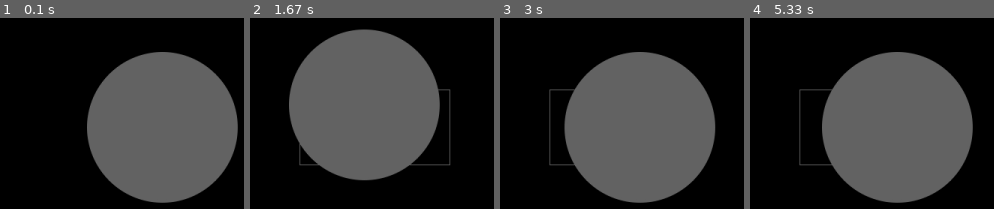
Above: before the commit, frames 1-4 (left to right).
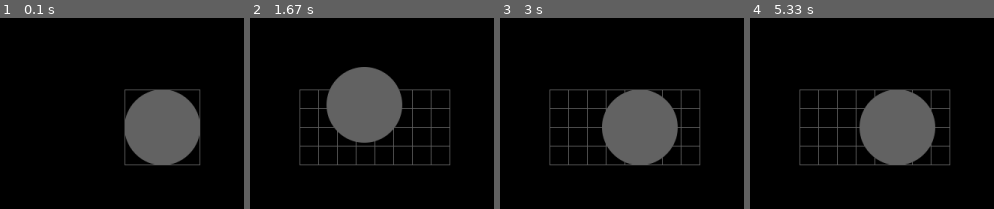
Above: after the commit, the same moments.

Repository: MathewKJ2048/pygame-jam-spring-2025
Game: pygame game, started from src/main.py
The game is run twice, just before and just after one commit, with the same random seed, the same clock (stepped at 60 frames per second) and the same inputs.
Inputs:
- Up to frame 1 (0.1 s): no input
- Up to frame 2 (1.67 s): tap S at 0.33, 1.65 s; hold Right 0.67-1.13 s; hold Up 1.17-1.47 s; hold Right from 1.5 s (still down)
- Up to frame 3 (3 s): release Right at 1.97 s; hold Left 2-2.53 s; hold Down 2.57-2.87 s; hold Left from 2.9 s (still down)
- Up to frame 4 (5.33 s): tap S at 3.05, 4.55 s; release Left at 3.3 s; hold Up 3.33-3.7 s; hold Right 3.73-4.37 s; hold Down 4.4-4.77 s; hold Left 4.8-5.27 s; hold Right from 5.3 s (still down)

The runs differ from the first frame. In frame 1, 29% of the frame differs, in the area x 35-98%, y 17-97%; in frame 2, 29%; in frame 3, 29%; in frame 4, 29%, in the area x 20-92%, y 17-97%.

Commit message:
subdivision single time

Diff:
--- a/src/conf.py
+++ b/src/conf.py
@@ -3,9 +3,21 @@
 from pygame import Vector2
 import math
 import random
+import os
 from colors import *
 
 CLOCK = pygame.time.Clock()
+
+debug_transcript = {}
+def log(key,value=None):
+	global debug_transcript
+	if value:
+		debug_transcript[key] = str(value)
+	else:
+		debug_transcript[key] = ""
+def get_debug_transcript():
+	global debug_transcript
+	return debug_transcript
 
 MAX_FRAME_RATE = 60
 
@@ -17,3 +29,6 @@
 SUBDIVISION = 4
 
 CAMERA_CONSTANT_SCALE = 100
+
+I = Vector2(1,0)
+J = Vector2(0,1)
--- a/src/game.py
+++ b/src/game.py
@@ -8,7 +8,6 @@
 		self.time = 0
 		self.spaces = []
 		self.objects = []
-		self.debug_transcript = {}
 		self.running = True
 		self.camera = Vector2(0,0)
 		self.scale = 1
@@ -18,10 +17,29 @@
 		self.builder.evolve(dt)
 		self.init_space_at_builder()
 		pass
-	def log(self,key,value):
-		self.debug_transcript[key] = value
 	def exit(self):
 		self.running = False
+
+
+	def get_current_space(self):
+		level = -1
+		space = None
+		for s in self.spaces:
+			if s.contains(self.builder) and s.level > level:
+				space = s
+				level = s.level
+		return space
+
+
+	def expand(self):
+
+		space = self.get_current_space()
+		if not space:
+			return
+		space.subdivide()
+		for c in space.children:
+			self.spaces.append(c)
+
 
 	def builder_in_space(self):
 		for s in self.spaces:
--- a/src/main.py
+++ b/src/main.py
@@ -18,6 +18,11 @@
 			if event.type == pygame.QUIT:
 				game.exit()
 
+			elif event.type == pygame.KEYDOWN:
+				if event.key == pygame.K_s:
+					log("press")
+					game.expand()
+
 		pressed_keys = pygame.key.get_pressed()
 		game.builder.v = Vector2(0,0)
 		if pressed_keys[pygame.K_LEFT]:
@@ -28,14 +33,15 @@
 			game.builder.v+=Vector2(0,1)
 		if pressed_keys[pygame.K_DOWN]:
 			game.builder.v+=Vector2(0,-1)
-		game.log("r",str(game.builder.r))
+		log("r",str(game.builder.r))
+		log("number of children",len(game.spaces))
 
-		game.log("framerate:",round(1/dt))
+		log("framerate:",round(1/dt))
 		game.evolve(dt)
 		screen.blit(render(game),(0,0))
 		pygame.display.flip()
 		if DEBUG:
-			print(game.debug_transcript)
+			print(get_debug_transcript())
 
 
 play()
--- a/src/render.py
+++ b/src/render.py
@@ -1,24 +1,25 @@
 from conf import *
 
-def project(r,scale):
+def project(r,game):
 	x = r.x
 	y = r.y
-	return (WIDTH/2+scale*x*CAMERA_CONSTANT_SCALE,HEIGHT/2-scale*y*CAMERA_CONSTANT_SCALE)
+	return (WIDTH/2+game.scale*x*CAMERA_CONSTANT_SCALE,HEIGHT/2-game.scale*y*CAMERA_CONSTANT_SCALE)
 
-def render_space(surface,s):
+def render_space(surface,s,game):
 	r = s.r
 	neighbours = [Vector2(1/2,1/2),Vector2(1/2,-1/2),Vector2(-1/2,-1/2),Vector2(-1/2,1/2)]
-	screen_points = [project(r+n*s.size,1) for n in neighbours]
+	screen_points = [project(r+n*s.size,game) for n in neighbours]
 	pygame.draw.polygon(surface,(100,100,100),screen_points,width=1)
 
-def render_object(surface,o):
+def render_object(surface,o,game):
 	r = o.r
-	pygame.draw.aacircle(surface,(100,100,100),project(r,o.scale),CAMERA_CONSTANT_SCALE)
+	size = CAMERA_CONSTANT_SCALE/2 * game.scale * o.scale
+	pygame.draw.aacircle(surface,(100,100,100),project(r,game),size)
 
 def render(game):
 	surface = pygame.Surface((WIDTH,HEIGHT))
 	surface.fill(BACKGROUND)
 	for s in game.spaces:
-		render_space(surface,s)
-	render_object(surface, game.builder)
+		render_space(surface,s,game)
+	render_object(surface, game.builder, game)
 	return surface
--- a/src/space.py
+++ b/src/space.py
@@ -16,5 +16,18 @@
 		diff_y = abs(self.r.y - o.r.y)
 		return diff_x < self.size/2 and diff_y < self.size/2
 
-	def subdivide():
-		pass
+	def subdivide(self):
+		if len(self.children) != 0:
+			return False
+		N = SUBDIVISION
+		new_size = self.size/N
+		ct = 0
+		for i in range(N):
+			for j in range(N):
+				ct+=1
+				s = Space()
+				s.size = new_size
+				s.r = self.r - (I+J)*self.size/2 + (I+J)*new_size/2 + i*I*new_size + j*J*new_size
+				self.children.append(s)
+		assert ct == SUBDIVISION*SUBDIVISION
+		return True
